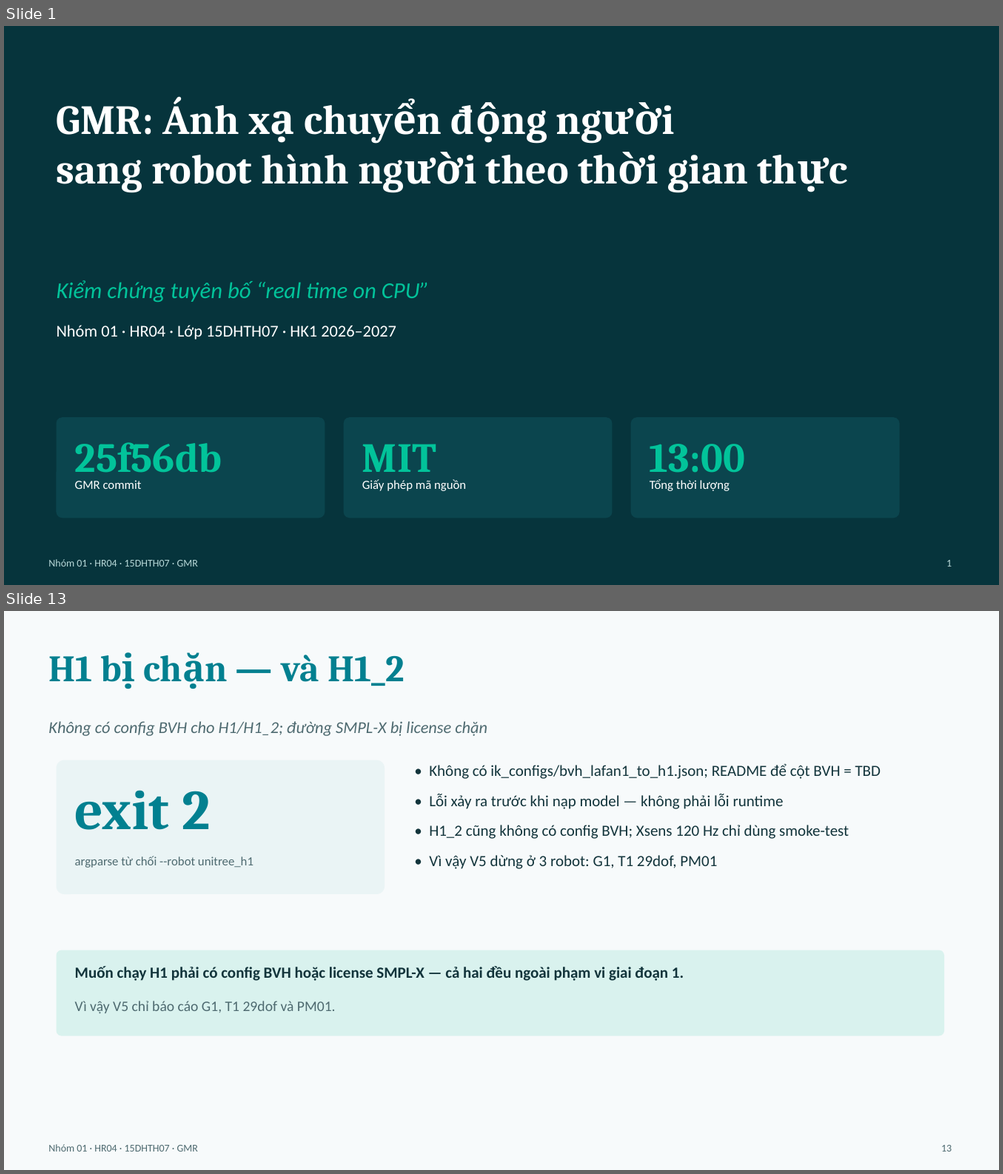
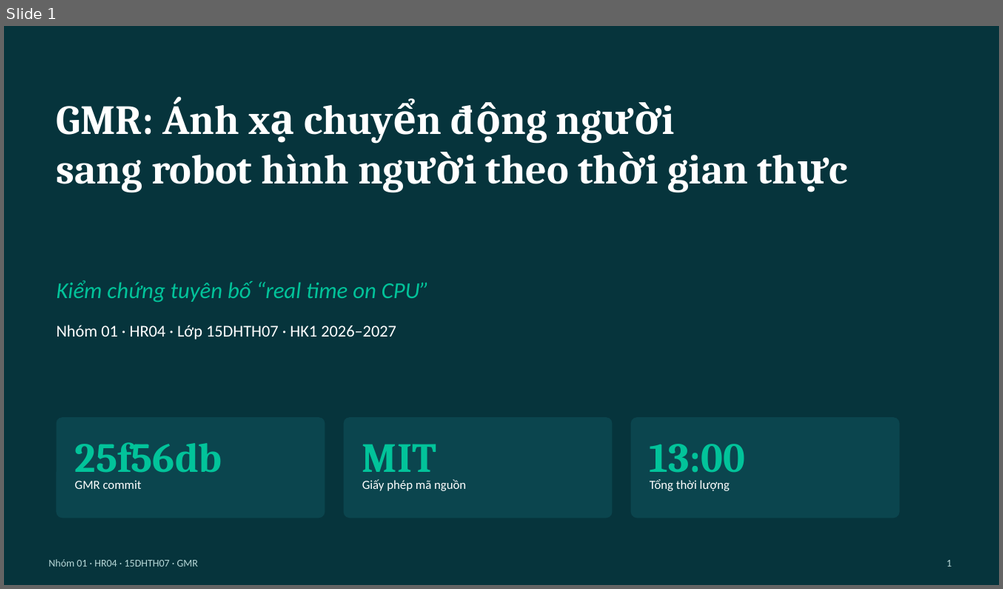
Before and after one commit to mtzwyu/GMR-Humanoid-Retargeting-Benchmark, a slide deck: report/slides.pptx. Shown one above the other, each under a label of ours: slides 1 and 13 before the commit, slide 1 after it; the slides between them are not shown. The pictures are 1003x1174 and 1003x589 pixels, drawn with LibreOffice and Linux fonts; fonts in the diff are those of the drawing. Boxes give left, top, right and bottom in pixels: in the first picture for what was removed or moved away, otherwise in the second. Text is boxed around its words. In the diff, an @@ line names an element or a change of style, - is before the commit and + after.

Commit message:
slides: dung thu tu slides.md (16 slide), sua 7 su co/15 muc, gan Vy slide 13; sua README/results

```diff
--- a/report/slides.pptx
+++ b/report/slides.pptx
@@ slide 13 removed at box(4, 611, 999, 1170), background #F7FAFB @@
@@ text removed at box(48, 655, 404, 686) @@
-H1 bị chặn — và H1_2
@@ text removed at box(48, 721, 487, 736) @@
-Không có config BVH cho H1/H1_2; đường SMPL-X bị license chặn
@@ rounded rectangle removed at box(57, 760, 384, 894) @@
@@ text removed at box(429, 763, 881, 869) @@
-• Không có ik_configs/bvh_lafan1_to_h1.json; README để cột BVH = TBD
-• Lỗi xảy ra trước khi nạp model — không phải lỗi runtime
-• H1_2 cũng không có config BVH; Xsens 120 Hz chỉ dùng smoke-test
-• Vì vậy V5 dừng ở 3 robot: G1, T1 29dof, PM01
@@ text removed at box(75, 790, 210, 830) @@
-exit 2
@@ text removed at box(75, 856, 253, 868) @@
-argparse từ chối --robot unitree_h1
@@ rounded rectangle removed at box(57, 951, 944, 1037) @@
@@ text removed at box(75, 966, 683, 981) @@
-Muốn chạy H1 phải có config BVH hoặc license SMPL-X — cả hai đều ngoài phạm vi giai đoạn 1.
@@ text removed at box(75, 1001, 336, 1014) @@
-Vì vậy V5 chỉ báo cáo G1, T1 29dof và PM01.
@@ text removed at box(48, 1145, 198, 1152) @@
-Nhóm 01 · HR04 · 15DHTH07 · GMR
@@ text removed at box(941, 1145, 951, 1152) @@
-13
```
Also in this commit, not shown: 9 slides changed, 6 slides added, 5 other slides removed, 6 other files.
